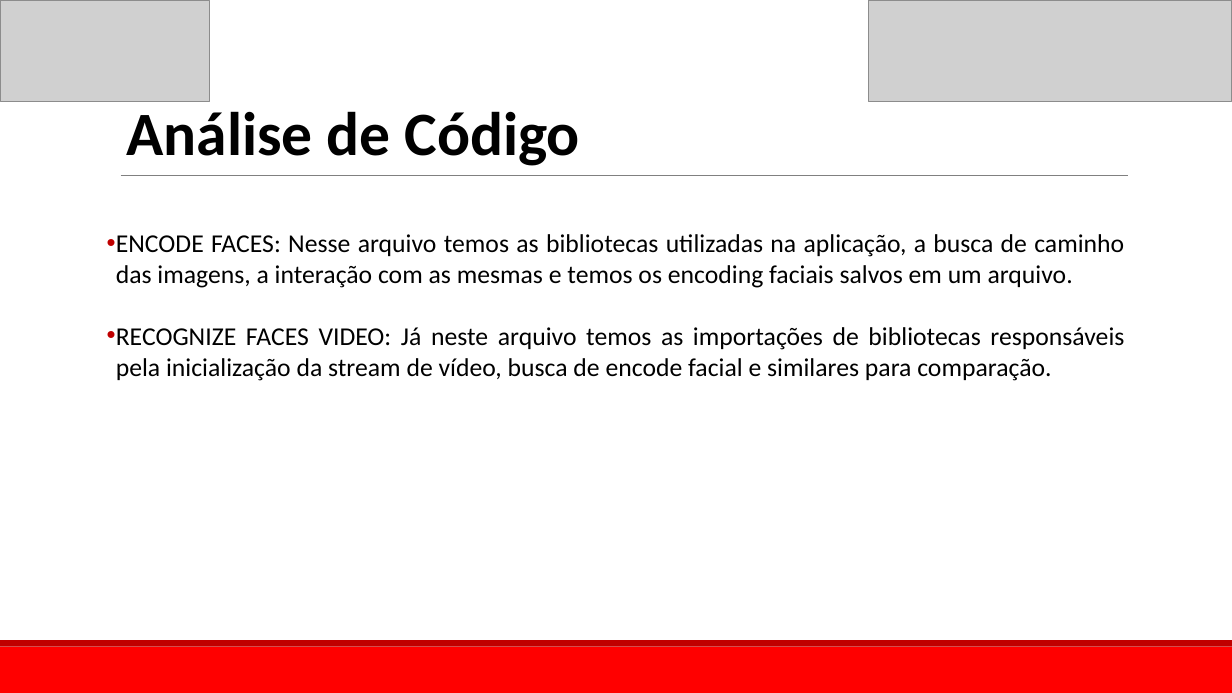
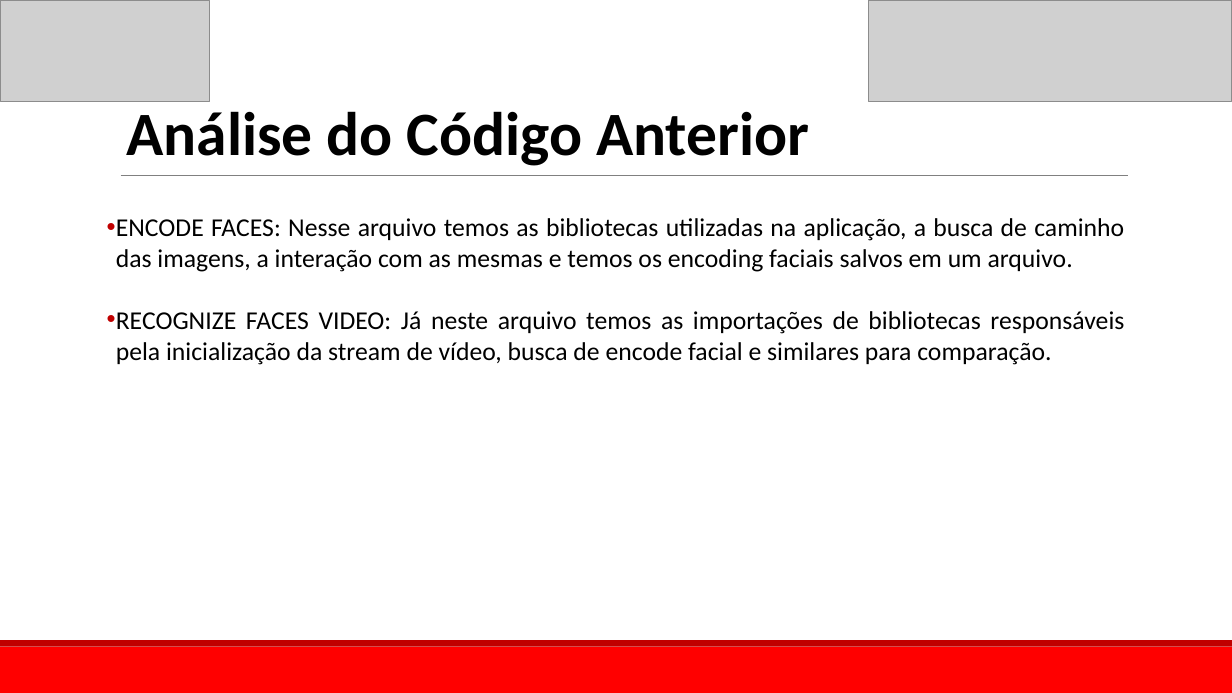
Before and after one commit to Fatequino/Fatequino, a slide deck: slide 4 of Visão/Documentação/Projeto_Fatequino_-_Visão.pptx. Drawn at 1232x693 pixels with LibreOffice and Linux fonts; fonts in the diff are those of the drawing; grey boxes stand for pictures. Boxes give left, top, right and bottom in pixels: in the first picture for what was removed or moved away, otherwise in the second. Text is boxed around its words. In the diff, an @@ line names an element or a change of style, - is before the commit and + after.

```diff
--- a/Visão/Documentação/Projeto_Fatequino_-_Visão.pptx
+++ b/Visão/Documentação/Projeto_Fatequino_-_Visão.pptx
@@ text at (x1=127, y1=111, x2=809, y2=166): text changed @@
-Análise de Código
+Análise do Código Anterior
@@ text "ENCODE FACES: Nesse arquivo temos ..." moved from (x1=116, y1=234, x2=1124, y2=381) to (x1=116, y1=218, x2=1124, y2=365) @@
```
Also in this commit, not shown: 4 other slides changed, 1 slide added, 5 other files.
